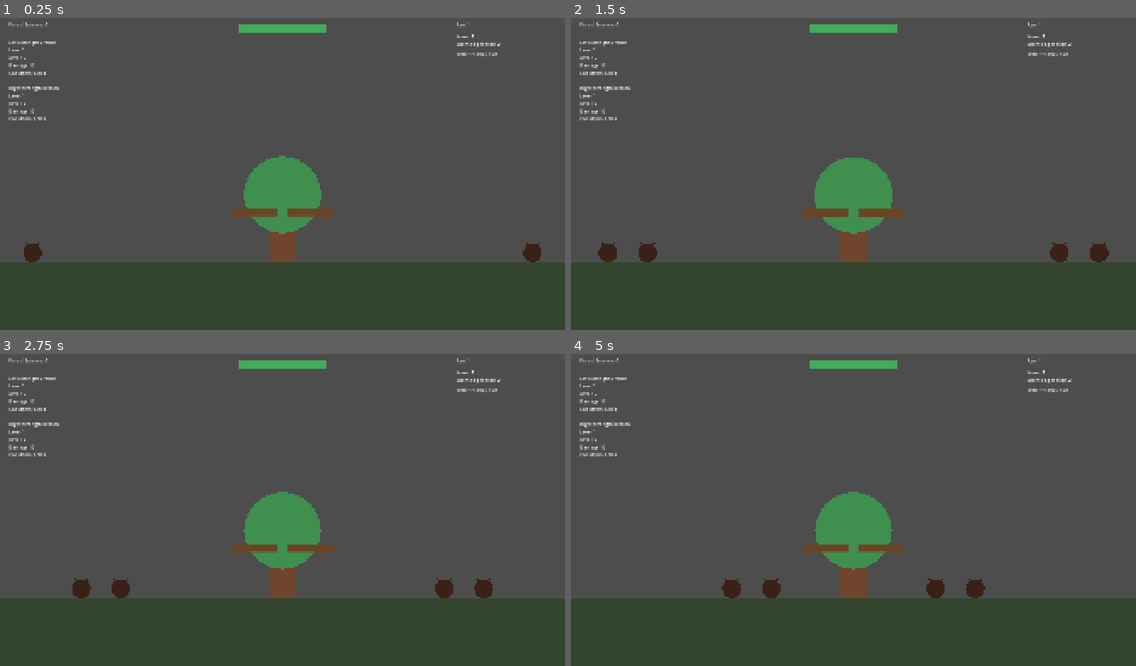
Above: before the commit, frames 1-4 (two rows, left to right).
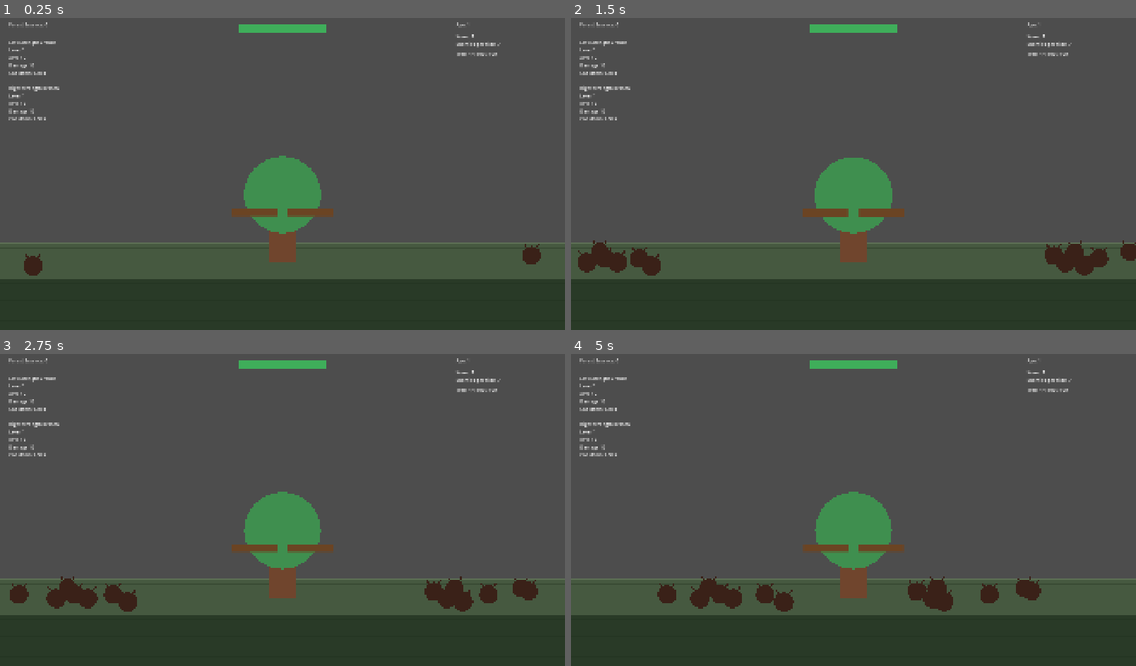
Above: after the commit, the same moments.

Repository: Triggggie/tree-guardian
Game: Godot game, scene res://scenes/main_world.tscn
Two runs of this game, one before a commit and one after it. Both use one fixed random seed, a clock stepped at 60 frames per second and the inputs below.
Inputs:
- Up to frame 1 (0.25 s): no input
- Up to frame 2 (1.5 s): no input
- Up to frame 3 (2.75 s): no input
- Up to frame 4 (5 s): no input

The runs differ from the first frame. In frame 1, 1.1% of the frame differs, in the area x 0-100%, y 8-83%; in frame 2, 2.3%; in frame 3, 2.6%; in frame 4, 2.8%.

Commit message:
Add crowd lanes and perspective ground

Diff:
--- a/scenes/main_world.tscn
+++ b/scenes/main_world.tscn
@@ -136,3 +136,8 @@
 
 [node name="WaveManager" type="Node" parent="." unique_id=300043025]
 script = ExtResource("5_wy0bs")
+base_enemies_per_side = 7
+lane_spacing = 12.0
+lane_center_y_offset = 20.0
+lane_y_jitter = 2.0
+lane_scale_step = 0.02
--- a/scripts/bark_beetle.gd
+++ b/scripts/bark_beetle.gd
@@ -8,8 +8,12 @@
 
 @export_category("Movement")
 @export var move_speed: float = 120.0
-@export var target_x: float = 960.0
 @export var stopping_distance: float = 130.0
+@export var arrival_distance: float = 5.0
+@export var lane_change_speed: float = 240.0
+
+@export_category("Crowd Formation")
+@export var column_spacing: float = 70.0
 
 @export_category("Health")
 @export var max_health: float = 30.0
@@ -24,28 +28,53 @@
 @export var hit_shake_angle_degrees: float = 8.0
 @export var hit_shake_duration: float = 0.04
 
+@export_category("Death Feedback")
+@export var death_duration: float = 0.22
+@export var death_scale_multiplier: float = 0.15
+
 @onready var attack_timer: Timer = $AttackTimer
 @onready var health_bar: ProgressBar = $HealthBar
 
 var current_health: float
-var target_tree: Node
-var has_reached_tree: bool = false
+var target_tree: Node2D
+
+var formation_side: float = 1.0
+var lane_index: int = 0
+var lane_y: float = 818.0
+var queue_order: int = 0
+
+var speed_multiplier: float = 1.0
+var depth_jitter: float = 0.0
+var crowd_scale_multiplier: float = 1.0
+
+var formation_initialized: bool = false
 var combat_enabled: bool = true
+var is_dying: bool = false
 
 var resting_rotation: float
+var resting_scale: Vector2
+
 var hit_tween: Tween
+var death_tween: Tween
 
 
 func _ready() -> void:
 	add_to_group("enemies")
 
 	current_health = max_health
-	target_tree = get_tree().get_first_node_in_group("tree")
+
+	target_tree = (
+		get_tree().get_first_node_in_group("tree")
+		as Node2D
+	)
 
 	resting_rotation = rotation
+	resting_scale = scale
 
 	attack_timer.wait_time = attack_cooldown
-	attack_timer.timeout.connect(_on_attack_timer_timeout)
+	attack_timer.timeout.connect(
+		_on_attack_timer_timeout
+	)
 
 	health_bar.min_value = 0.0
 	health_bar.max_value = max_health
@@ -53,54 +82,181 @@
 	health_bar.hide()
 
 
-func _physics_process(_delta: float) -> void:
+func setup_crowd_formation(
+	new_formation_side: float,
+	new_lane_index: int,
+	new_lane_y: float,
+	new_queue_order: int,
+	new_speed_multiplier: float,
+	new_depth_jitter: float,
+	new_scale_multiplier: float
+) -> void:
+	formation_side = new_formation_side
+	lane_index = new_lane_index
+	lane_y = new_lane_y
+	queue_order = new_queue_order
+
+	speed_multiplier = new_speed_multiplier
+	depth_jitter = new_depth_jitter
+	crowd_scale_multiplier = new_scale_multiplier
+
+	formation_initialized = true
+
+	apply_crowd_depth()
+
+
+func apply_crowd_depth() -> void:
+	scale = Vector2.ONE * crowd_scale_multiplier
+	resting_scale = scale
+
+	z_index = int(lane_y)
+
+
+func _physics_process(delta: float) -> void:
+	if is_dying:
+		velocity = Vector2.ZERO
+		return
+
 	if not combat_enabled:
 		velocity = Vector2.ZERO
 		stop_attacking()
 		return
 
+	if not formation_initialized:
+		velocity = Vector2.ZERO
+		return
+
 	if not is_instance_valid(target_tree):
 		velocity = Vector2.ZERO
 		stop_attacking()
 		return
 
-	var distance_to_target: float = (
-		target_tree.global_position.x - global_position.x
-	)
-
-	if abs(distance_to_target) <= stopping_distance:
+	global_position.y = move_toward(
+		global_position.y,
+		lane_y,
+		lane_change_speed * delta
+	)
+
+	z_index = int(global_position.y)
+
+	var current_column: int = get_current_queue_column()
+	var target_x: float = get_target_x(current_column)
+
+	var horizontal_distance: float = (
+		target_x - global_position.x
+	)
+
+	if abs(horizontal_distance) <= arrival_distance:
+		global_position.x = target_x
 		velocity = Vector2.ZERO
-		start_attacking()
+
+		if current_column == 0:
+			start_attacking()
+		else:
+			stop_attacking()
+
 		return
 
 	stop_attacking()
 
-	var direction: float = sign(distance_to_target)
-	velocity = Vector2(direction * move_speed, 0.0)
+	var movement_direction: float = sign(
+		horizontal_distance
+	)
+
+	velocity = Vector2(
+		movement_direction
+		* move_speed
+		* speed_multiplier,
+		0.0
+	)
 
 	move_and_slide()
 
 
+func get_current_queue_column() -> int:
+	var current_column: int = 0
+
+	for enemy in get_tree().get_nodes_in_group("enemies"):
+		if enemy == self:
+			continue
+
+		if not is_instance_valid(enemy):
+			continue
+
+		if not enemy.has_method("is_ahead_in_crowd_queue"):
+			continue
+
+		if enemy.is_ahead_in_crowd_queue(
+			formation_side,
+			lane_index,
+			queue_order
+		):
+			current_column += 1
+
+	return current_column
+
+
+func is_ahead_in_crowd_queue(
+	checked_side: float,
+	checked_lane: int,
+	checked_order: int
+) -> bool:
+	if is_dying:
+		return false
+
+	return (
+		formation_side == checked_side
+		and lane_index == checked_lane
+		and queue_order < checked_order
+	)
+
+
+func get_target_x(
+	current_column: int
+) -> float:
+	var distance_from_tree: float = (
+		stopping_distance
+		+ current_column * column_spacing
+		+ depth_jitter
+	)
+
+	distance_from_tree = max(
+		distance_from_tree,
+		stopping_distance - 15.0
+	)
+
+	return (
+		target_tree.global_position.x
+		+ formation_side * distance_from_tree
+	)
+
+
 func start_attacking() -> void:
-	if has_reached_tree:
-		return
-
-	has_reached_tree = true
-
-	if attack_timer.is_stopped():
-		attack_timer.start()
+	if is_dying:
+		return
+
+	if not combat_enabled:
+		return
+
+	if not attack_timer.is_stopped():
+		return
+
+	attack_timer.start()
 
 
 func stop_attacking() -> void:
-	if not has_reached_tree:
-		return
-
-	has_reached_tree = false
 	attack_timer.stop()
 
 
 func _on_attack_timer_timeout() -> void:
+	if is_dying:
+		return
+
 	if not combat_enabled:
+		return
+
+	if get_current_queue_column() != 0:
+		stop_attacking()
 		return
 
 	if not is_instance_valid(target_tree):
@@ -115,6 +271,9 @@
 	amount: float,
 	damage_source: Node = null
 ) -> void:
+	if is_dying:
+		return
+
 	if not combat_enabled:
 		return
 
@@ -206,17 +365,60 @@
 
 
 func die(killer: Node = null) -> void:
-	if is_instance_valid(killer) and killer.has_method("add_xp"):
+	if is_dying:
+		return
+
+	is_dying = true
+	combat_enabled = false
+	velocity = Vector2.ZERO
+
+	stop_attacking()
+	health_bar.hide()
+	remove_from_group("enemies")
+
+	if is_instance_valid(hit_tween):
+		hit_tween.kill()
+
+	if (
+		is_instance_valid(killer)
+		and killer.has_method("add_xp")
+	):
 		killer.add_xp(xp_reward)
 
 	drop_forest_essence()
-	remove_from_group("enemies")
-	queue_free()
+	play_death_feedback()
+
+
+func play_death_feedback() -> void:
+	rotation = resting_rotation
+	modulate = Color.WHITE
+	scale = resting_scale
+
+	death_tween = create_tween()
+	death_tween.set_parallel(true)
+
+	death_tween.tween_property(
+		self,
+		"scale",
+		resting_scale * death_scale_multiplier,
+		death_duration
+	)
+
+	death_tween.tween_property(
+		self,
+		"modulate",
+		Color(1.0, 1.0, 1.0, 0.0),
+		death_duration
+	)
+
+	death_tween.set_parallel(false)
+	death_tween.tween_callback(queue_free)
 
 
 func drop_forest_essence() -> void:
 	var essence: Node2D = (
-		FOREST_ESSENCE_SCENE.instantiate() as Node2D
+		FOREST_ESSENCE_SCENE.instantiate()
+		as Node2D
 	)
 
 	get_parent().add_child(essence)
@@ -224,6 +426,9 @@
 
 
 func stop_combat() -> void:
+	if is_dying:
+		return
+
 	combat_enabled = false
 	velocity = Vector2.ZERO
 	stop_attacking()
@@ -232,6 +437,7 @@
 		hit_tween.kill()
 
 	rotation = resting_rotation
+	scale = resting_scale
 	modulate = Color.WHITE
 
 
--- a/scripts/ground.gd
+++ b/scripts/ground.gd
@@ -1,8 +1,91 @@
 extends Node2D
 
 
+@export_category("Ground Area")
+@export var ground_top_y: float = 780.0
+@export var screen_width: float = 1920.0
+@export var screen_height: float = 1080.0
+
+@export_category("Perspective")
+@export var perspective_line_count: int = 6
+@export var first_line_spacing: float = 22.0
+@export var spacing_growth: float = 9.0
+
+@export_category("Colors")
+@export var far_ground_color: Color = Color("465940")
+@export var near_ground_color: Color = Color("293a27")
+@export var horizon_color: Color = Color("5d7055")
+@export var perspective_line_color: Color = Color(
+	0.12,
+	0.18,
+	0.11,
+	0.32
+)
+
+
 func _draw() -> void:
+	draw_ground_layers()
+	draw_perspective_lines()
+
+
+func draw_ground_layers() -> void:
+	var ground_height: float = (
+		screen_height - ground_top_y
+	)
+
+	# Vzdálenější světlejší zem.
 	draw_rect(
-		Rect2(0, 850, 1920, 230),
-		Color("34452f")
+		Rect2(
+			0.0,
+			ground_top_y,
+			screen_width,
+			ground_height * 0.42
+		),
+		far_ground_color
 	)
+
+	# Bližší tmavší zem.
+	draw_rect(
+		Rect2(
+			0.0,
+			ground_top_y + ground_height * 0.42,
+			screen_width,
+			ground_height * 0.58
+		),
+		near_ground_color
+	)
+
+	# Hrana mezi pozadím a bojovou plochou.
+	draw_rect(
+		Rect2(
+			0.0,
+			ground_top_y,
+			screen_width,
+			7.0
+		),
+		horizon_color
+	)
+
+
+func draw_perspective_lines() -> void:
+	var current_y: float = (
+		ground_top_y + first_line_spacing
+	)
+
+	var current_spacing: float = first_line_spacing
+
+	for line_index in range(
+		perspective_line_count
+	):
+		if current_y >= screen_height:
+			break
+
+		draw_line(
+			Vector2(0.0, current_y),
+			Vector2(screen_width, current_y),
+			perspective_line_color,
+			3.0
+		)
+
+		current_spacing += spacing_growth
+		current_y += current_spacing
--- a/scripts/wave_manager.gd
+++ b/scripts/wave_manager.gd
@@ -15,10 +15,29 @@
 @export_category("Wave")
 @export var base_enemies_per_side: int = 2
 @export var waves_per_enemy_increase: int = 3
-@export var maximum_enemies_per_side: int = 10
-@export var time_between_spawns: float = 0.35
+@export var maximum_enemies_per_side: int = 30
+@export var time_between_spawns: float = 0.25
 @export var time_between_waves: float = 2.0
-@export var spawn_spacing: float = 90.0
+@export var spawn_spacing: float = 75.0
+
+@export_category("Crowd Formation")
+@export_range(1, 9, 1)
+var lane_count: int = 5
+
+# Pruhy jsou schválně blízko u sebe,
+# aby brouci stále působili, že běží po zemi.
+@export var lane_spacing: float = 8.0
+
+# Posune celý dav mírně dolů oproti Marker2D.
+@export var lane_center_y_offset: float = 16.0
+
+@export var lane_y_jitter: float = 2.5
+
+@export var minimum_speed_multiplier: float = 0.85
+@export var maximum_speed_multiplier: float = 1.15
+
+@export var maximum_depth_jitter: float = 10.0
+@export var lane_scale_step: float = 0.025
 
 @export_category("Enemy Scaling")
 @export var base_enemy_health: float = 30.0
@@ -26,9 +45,18 @@
 @export var maximum_enemy_health: float = 1000000.0
 
 @onready var entities: Node2D = $"../Entities"
-@onready var left_spawn_point: Marker2D = $"../World/LeftSpawnPoint"
-@onready var right_spawn_point: Marker2D = $"../World/RightSpawnPoint"
-@onready var tree_node: Node = get_tree().get_first_node_in_group("tree")
+
+@onready var left_spawn_point: Marker2D = (
+	$"../World/LeftSpawnPoint"
+)
+
+@onready var right_spawn_point: Marker2D = (
+	$"../World/RightSpawnPoint"
+)
+
+@onready var tree_node: Node = (
+	get_tree().get_first_node_in_group("tree")
+)
 
 var current_wave: int = 0
 var game_over: bool = false
@@ -36,6 +64,8 @@
 
 func _ready() -> void:
 	add_to_group("wave_manager")
+
+	randomize()
 
 	if (
 		is_instance_valid(tree_node)
@@ -53,7 +83,9 @@
 
 		current_wave += 1
 
-		var enemy_count: int = get_current_enemies_per_side()
+		var enemy_count: int = (
+			get_current_enemies_per_side()
+		)
 
 		wave_changed.emit(
 			current_wave,
@@ -95,12 +127,14 @@
 		1
 	)
 
-	var additional_enemies: int = (
-		(current_wave - 1) / safe_interval
+	var additional_enemies: int = int(
+		(current_wave - 1)
+		/ safe_interval
 	)
 
 	return min(
-		base_enemies_per_side + additional_enemies,
+		base_enemies_per_side
+		+ additional_enemies,
 		maximum_enemies_per_side
 	)
 
@@ -108,7 +142,8 @@
 func get_current_enemy_health() -> float:
 	var calculated_health: float = (
 		base_enemy_health
-		+ health_increase_per_wave * (current_wave - 1)
+		+ health_increase_per_wave
+		* (current_wave - 1)
 	)
 
 	return min(
@@ -118,26 +153,90 @@
 
 
 func spawn_wave(enemy_count: int) -> void:
-	var enemy_health: float = get_current_enemy_health()
+	var enemy_health: float = (
+		get_current_enemy_health()
+	)
+
+	var safe_lane_count: int = max(
+		lane_count,
+		1
+	)
+
+	var left_lane_counts: Array[int] = []
+	var right_lane_counts: Array[int] = []
+
+	for lane in range(safe_lane_count):
+		left_lane_counts.append(0)
+		right_lane_counts.append(0)
 
 	for index in range(enemy_count):
 		if game_over:
 			return
 
-		var offset: float = index * spawn_spacing
-
-		var left_position: Vector2 = (
-			left_spawn_point.global_position
-			+ Vector2(-offset, 0.0)
-		)
-
-		var right_position: Vector2 = (
-			right_spawn_point.global_position
-			+ Vector2(offset, 0.0)
-		)
-
-		spawn_enemy(left_position, enemy_health)
-		spawn_enemy(right_position, enemy_health)
+		var left_lane: int = randi_range(
+			0,
+			safe_lane_count - 1
+		)
+
+		var right_lane: int = randi_range(
+			0,
+			safe_lane_count - 1
+		)
+
+		var left_queue_order: int = (
+			left_lane_counts[left_lane]
+		)
+
+		var right_queue_order: int = (
+			right_lane_counts[right_lane]
+		)
+
+		left_lane_counts[left_lane] += 1
+		right_lane_counts[right_lane] += 1
+
+		var left_lane_y: float = get_lane_y(
+			left_spawn_point.global_position.y,
+			left_lane,
+			safe_lane_count
+		)
+
+		var right_lane_y: float = get_lane_y(
+			right_spawn_point.global_position.y,
+			right_lane,
+			safe_lane_count
+		)
+
+		var left_spawn_position := Vector2(
+			left_spawn_point.global_position.x
+			- left_queue_order * spawn_spacing,
+			left_lane_y
+		)
+
+		var right_spawn_position := Vector2(
+			right_spawn_point.global_position.x
+			+ right_queue_order * spawn_spacing,
+			right_lane_y
+		)
+
+		spawn_enemy(
+			left_spawn_position,
+			enemy_health,
+			-1.0,
+			left_lane,
+			left_lane_y,
+			left_queue_order,
+			safe_lane_count
+		)
+
+		spawn_enemy(
+			right_spawn_position,
+			enemy_health,
+			1.0,
+			right_lane,
+			right_lane_y,
+			right_queue_order,
+			safe_lane_count
+		)
 
 		if index < enemy_count - 1:
 			await get_tree().create_timer(
@@ -145,15 +244,58 @@
 			).timeout
 
 
+func get_lane_y(
+	base_y: float,
+	selected_lane: int,
+	total_lanes: int
+) -> float:
+	var centered_lane: float = (
+		selected_lane
+		- (total_lanes - 1) / 2.0
+	)
+
+	return (
+		base_y
+		+ lane_center_y_offset
+		+ centered_lane * lane_spacing
+		+ randf_range(
+			-lane_y_jitter,
+			lane_y_jitter
+		)
+	)
+
+
+func get_lane_scale(
+	selected_lane: int,
+	total_lanes: int
+) -> float:
+	var centered_lane: float = (
+		selected_lane
+		- (total_lanes - 1) / 2.0
+	)
+
+	return max(
+		1.0
+		+ centered_lane * lane_scale_step,
+		0.75
+	)
+
+
 func spawn_enemy(
 	spawn_position: Vector2,
-	enemy_health: float
+	enemy_health: float,
+	formation_side: float,
+	selected_lane: int,
+	selected_lane_y: float,
+	queue_order: int,
+	total_lanes: int
 ) -> void:
 	if game_over:
 		return
 
 	var enemy: Node2D = (
-		BARK_BEETLE_SCENE.instantiate() as Node2D
+		BARK_BEETLE_SCENE.instantiate()
+		as Node2D
 	)
 
 	enemy.set("max_health", enemy_health)
@@ -161,9 +303,31 @@
 	entities.add_child(enemy)
 	enemy.global_position = spawn_position
 
+	enemy.call(
+		"setup_crowd_formation",
+		formation_side,
+		selected_lane,
+		selected_lane_y,
+		queue_order,
+		randf_range(
+			minimum_speed_multiplier,
+			maximum_speed_multiplier
+		),
+		randf_range(
+			-maximum_depth_jitter,
+			maximum_depth_jitter
+		),
+		get_lane_scale(
+			selected_lane,
+			total_lanes
+		)
+	)
+
 
 func wait_until_all_enemies_are_dead() -> void:
-	while not get_tree().get_nodes_in_group("enemies").is_empty():
+	while not get_tree().get_nodes_in_group(
+		"enemies"
+	).is_empty():
 		if game_over:
 			return
 
@@ -174,7 +338,11 @@
 	if game_over:
 		return
 
-	print("Vlna ", current_wave, " dokončena")
+	print(
+		"Vlna ",
+		current_wave,
+		" dokončena"
+	)
 
 	if (
 		is_instance_valid(tree_node)
@@ -199,4 +367,6 @@
 		"stop_combat"
 	)
 
-	print("WaveManager zastaven – strom zemřel")
+	print(
+		"WaveManager zastaven – strom zemřel"
+	)
